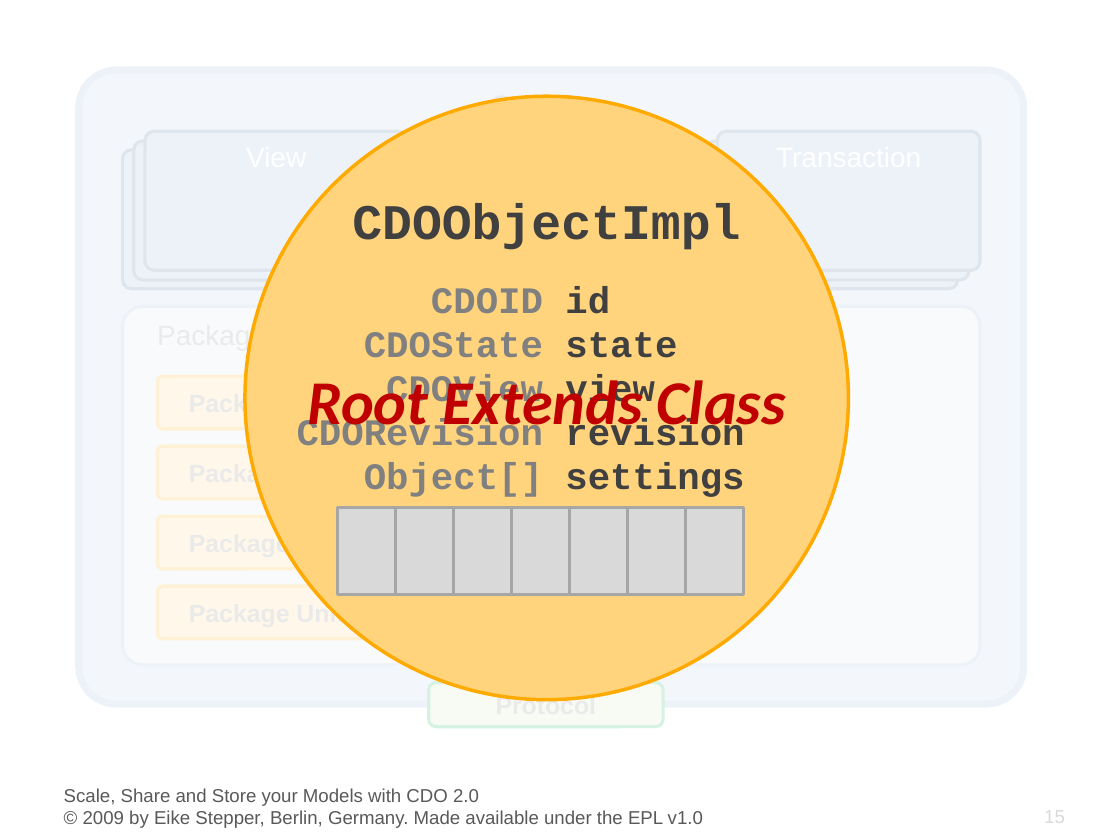
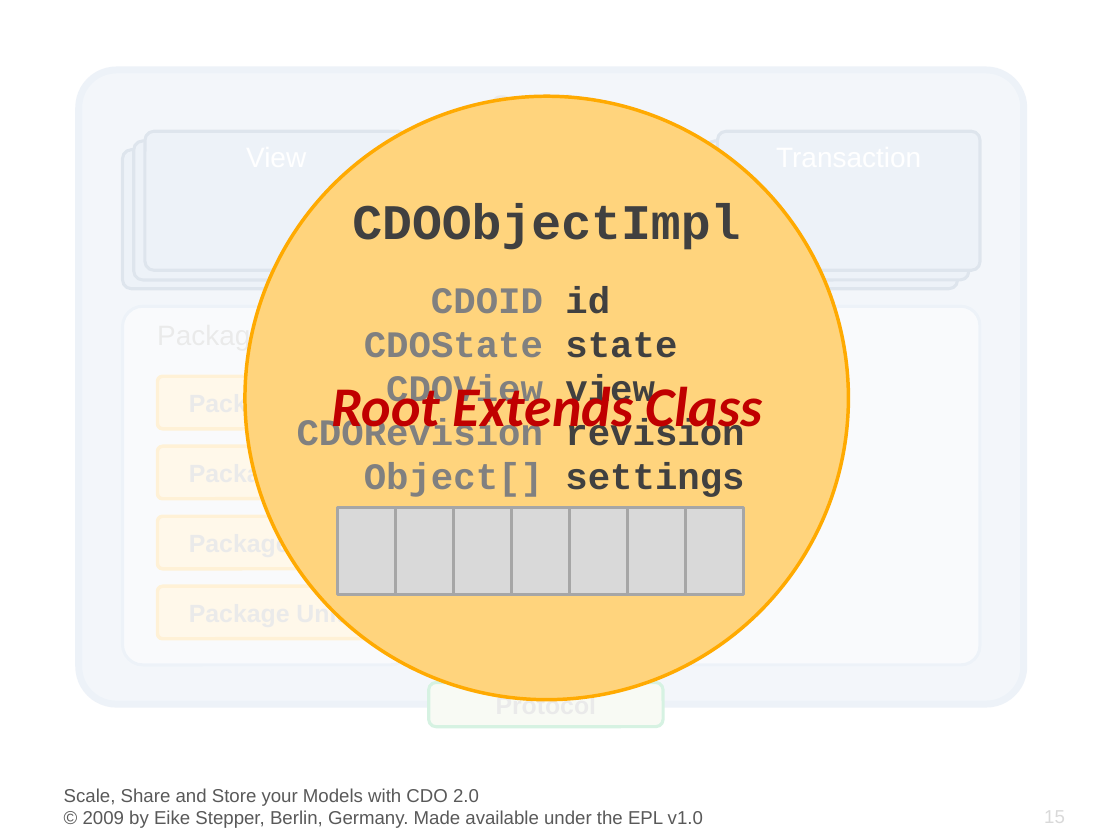
Before and after one commit to eclipse-cdo/cdo.www, a slide deck: slide 15 of documentation/presentations/EclipseCon_2009/CDO_EclipseCon_2009.pptx. Drawn at 1120x840 pixels with LibreOffice and Linux fonts; fonts in the diff are those of the drawing; background and template pictures are left out. Boxes give left, top, right and bottom in pixels: in the first picture for what was removed or moved away, otherwise in the second. Text is boxed around its words. In the diff, an @@ line names an element or a change of style, - is before the commit and + after.

```diff
--- a/documentation/presentations/EclipseCon_2009/CDO_EclipseCon_2009.pptx
+++ b/documentation/presentations/EclipseCon_2009/CDO_EclipseCon_2009.pptx
@@ text "Root Extends Class" moved from (x1=307, y1=374, x2=786, y2=440) to (x1=331, y1=379, x2=762, y2=439) @@
@@ text "Root Extends Class" at (x1=331, y1=379, x2=762, y2=439): size 40 to 36 pt; vertical alignment top to middle @@
```
Also in this commit, not shown: 6 other slides changed.
